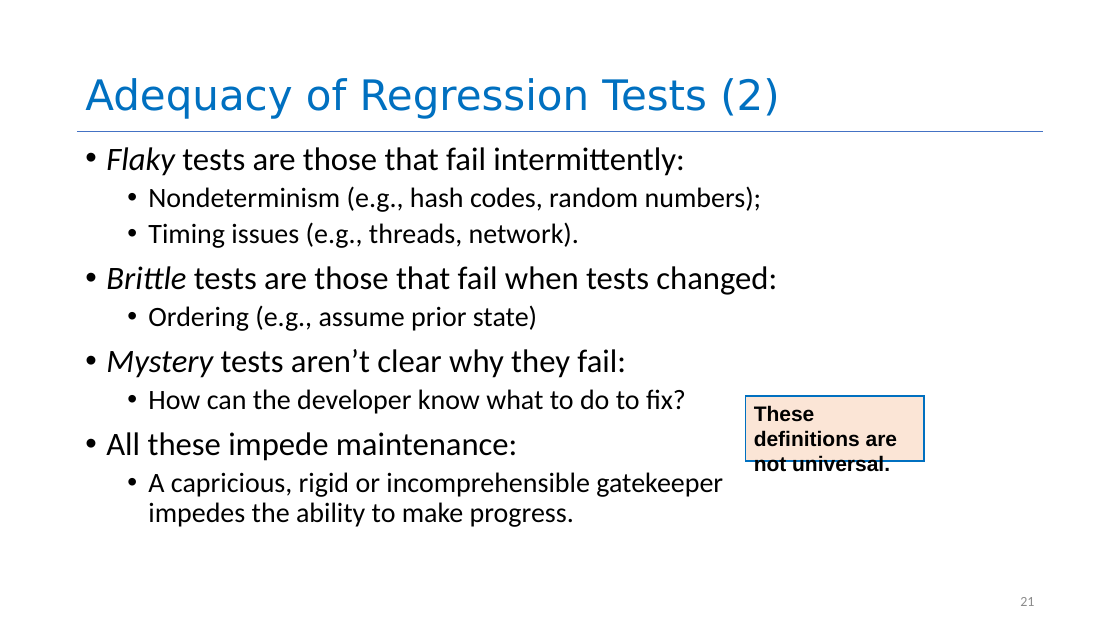
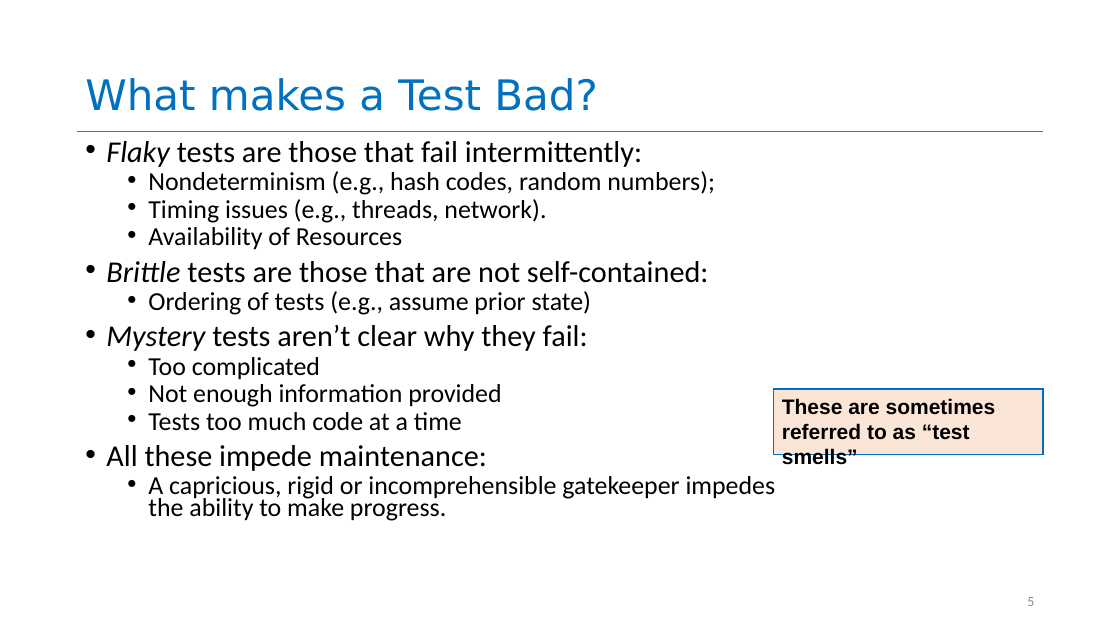
Before and after one commit to neu-se/CS4530-Spring-2022, a slide deck: slide 5 of Slides/Lesson 5.2 Evaluating Tests.pptx (slide 21 before the commit). Drawn at 1120x630 pixels with LibreOffice and Linux fonts; fonts in the diff are those of the drawing. Boxes give left, top, right and bottom in pixels: in the first picture for what was removed or moved away, otherwise in the second. Text is boxed around its words. In the diff, an @@ line names an element or a change of style, - is before the commit and + after.

```diff
--- a/Slides/Lesson 5.2 Evaluating Tests.pptx
+++ b/Slides/Lesson 5.2 Evaluating Tests.pptx
@@ title at bbox=[85, 78, 597, 111]: text changed @@
-Adequacy of Regression Tests (2)
+What makes a Test Bad?
@@ text at bbox=[106, 141, 776, 521]: size 28 to 25.9 pt in "Flaky tests are those that fail intermittently:", "Mystery tests aren’t clear why they fail:", "All these impede maintenance:"; size 24 to 22.2 pt in "Nondeterminism (e.g., hash codes, random numbers);", "Timing issues (e.g., threads, network).", "A capricious, rigid or incomprehensible gatekeeper impedes ..."; line spacing 0.9 to 0.7 @@
@@ text at bbox=[106, 227, 709, 315]: text changed; size 28 to 22.2 pt @@
-• Brittle tests are those that fail when tests changed:
-  • Ordering (e.g., assume prior state)
+  • Availability of Resources
+• Brittle tests are those that are not self-contained:
+  • Ordering of tests (e.g., assume prior state)
@@ text at bbox=[148, 357, 501, 431]: text changed; size 24 to 22.2 pt @@
-  • How can the developer know what to do to fix?
+  • Too complicated
+  • Not enough information provided
+  • Tests too much code at a time
@@ rectangle "These are sometimes referred to ...": place and size @@
-rectangle "These are sometimes referred to ..." at bbox=[746, 396, 924, 460]
+rectangle "These are sometimes referred to ..." at bbox=[774, 389, 1044, 455]
@@ text in rectangle at bbox=[782, 398, 996, 469]: text changed @@
-These definitions are not universal.
+These are sometimes referred to as “test smells”
@@ page number at bbox=[1027, 597, 1034, 606]: text changed @@
-21
+5
```
Also in this commit, not shown: 16 other slides changed, 14 slides added, 7 slides removed.
